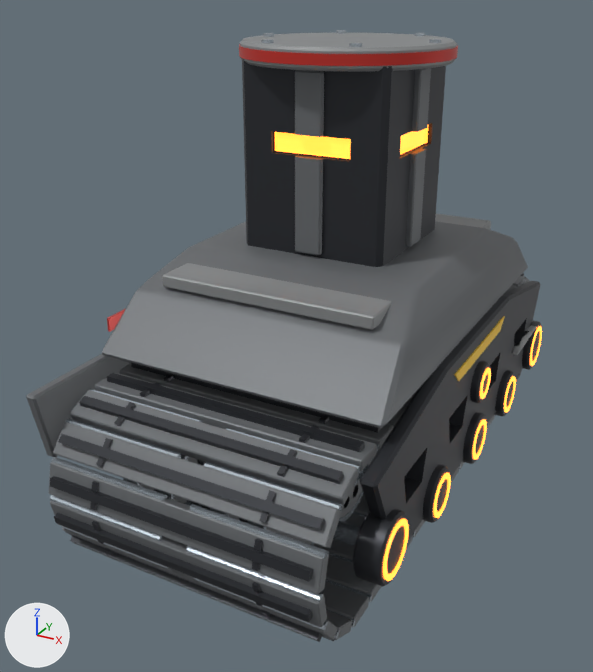
The FBX model Tools/ModelFactory/R4Movement940/R4M_CrawlerTrack/R4M_CrawlerTrack.fbx as it was, and as the next commit left it.
The view is the same before and after, from a 50 mm lens placed at (0.523, -1.099, 0.346), pointed at (-0.043, -0.071, -0.168). The axes (+X, +Y, +Z) are drawn at lower left. The lights are the same throughout. The older version comes first. Where no turn or scale is listed for an object, it has been applied to the vertices.

The first picture shows 'R4M_CrawlerTrack_Housing', 'R4M_CrawlerTrack_Link_13', 'R4M_CrawlerTrack_Link_14', 'R4M_CrawlerTrack_Link_15', 'R4M_CrawlerTrack_Link_16', 'R4M_CrawlerTrack_Link_17', 'R4M_CrawlerTrack_Link_18', 'R4M_CrawlerTrack_Link_19', 'R4M_CrawlerTrack_Link_21', 'R4M_CrawlerTrack_Link_22', 'R4M_CrawlerTrack_Sprocket' and 9 more.
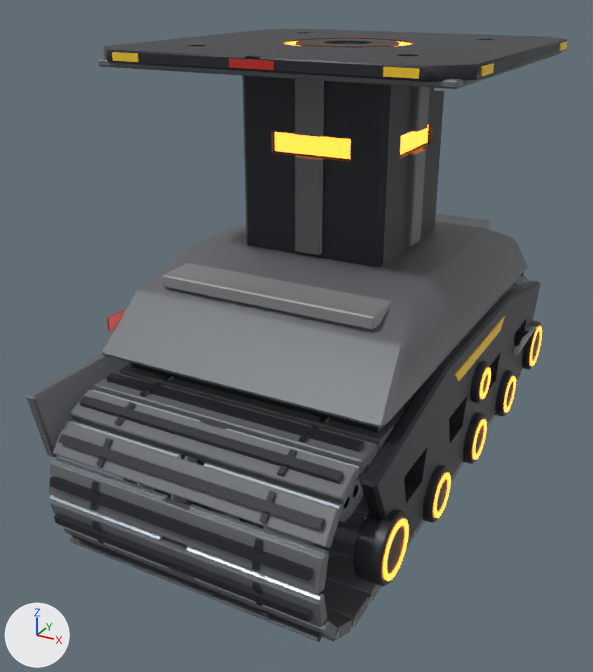
What differs and where, as boxes [x1, y1, x2, y2] in the pictures (593 x 672 px):
'R4M_CrawlerTrack_Housing', reshaped: before [26, 30, 542, 587]; after [26, 28, 567, 587]
part 1 of me_r4m_crawlertrack_housing, added: after [284, 41, 411, 46]
part 2 of me_r4m_crawlertrack_housing, built on: before [239, 30, 458, 66]; after [98, 28, 567, 89]

What the commit changed:
me_r4m_crawlertrack_housing is used by ob_r4m_crawlertrack_housing; location (0.0, 0.0, 0.0).
me_r4m_crawlertrack_housing had 2280 vertices, 4576 faces and spanned x -0.231..0.242, y -0.451..0.451, z -0.35..0.268.
me_r4m_crawlertrack_housing now has 2792 vertices, 5580 faces and spans x -0.256..0.256, y -0.451..0.451, z -0.35..0.26.
me_r4m_crawlertrack_housing part 1: a new loose piece of 96 vertices spanning x -0.09..0.09, y -0.09..0.091, z 0.256..0.258, in mat_energy_hot (orange #ffa645, glowing orange #ff8127).
me_r4m_crawlertrack_housing part 2: 9 vertices moved from x -0.144..0.15, y -0.135..0.107, z 0.257 to x -0.149..0.151, y -0.123..0.121, z 0.244; 225 vertices removed from x -0.152..0.152, y -0.151..0.152, z 0.257..0.268; 545 vertices added at x -0.256..0.256, y -0.256..0.256, z 0.237..0.26.
Other edits to the shape of me_r4m_crawlertrack_housing do not show in these pictures.
